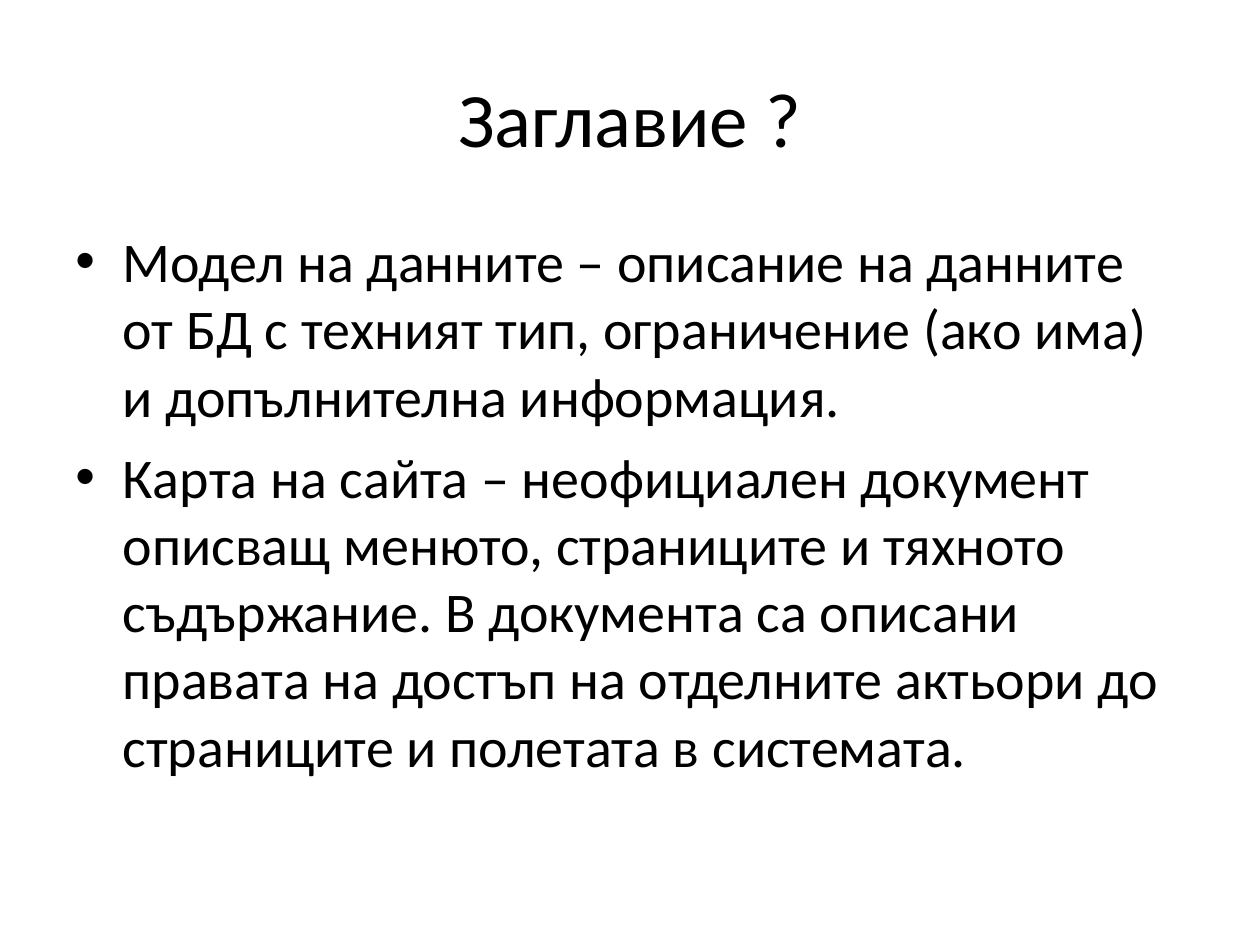
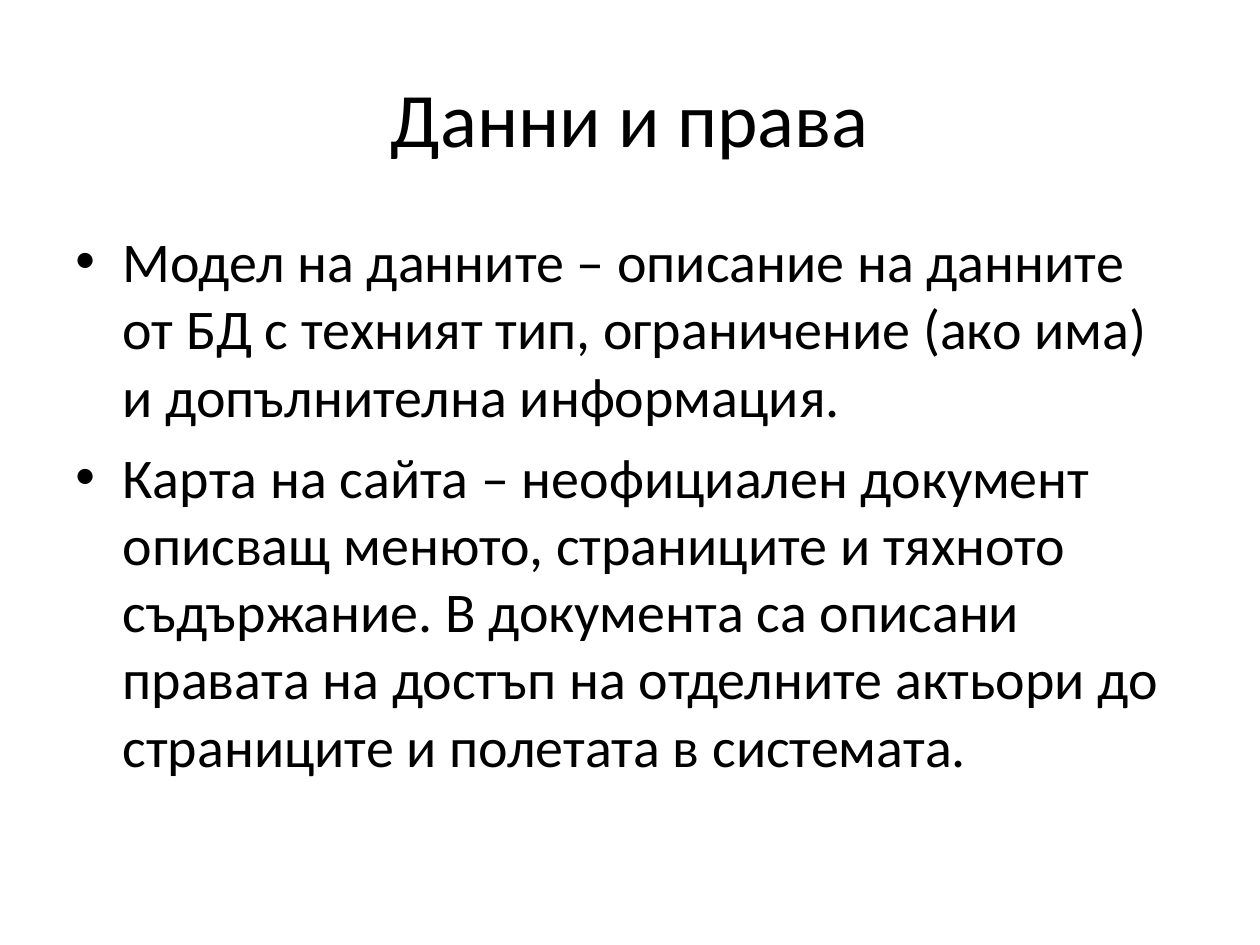
Before and after one commit to jasimcse/team2-strawberry, a slide deck: slide 15 of prezentaciq/venci.ppt (slide 21 before the commit). Drawn at 1260x945 pixels with LibreOffice and Linux fonts; fonts in the diff are those of the drawing. Boxes give left, top, right and bottom in pixels: in the first picture for what was removed or moved away, otherwise in the second. Text is boxed around its words. In the diff, an @@ line names an element or a change of style, - is before the commit and + after.

```diff
--- a/prezentaciq/venci.ppt
+++ b/prezentaciq/venci.ppt
@@ title at (x1=391, y1=97, x2=868, y2=160): text changed @@
-Заглавие ?
+Данни и права
```
Also in this commit, not shown: 4 other slides changed, 2 slides added, 1 slide removed.
